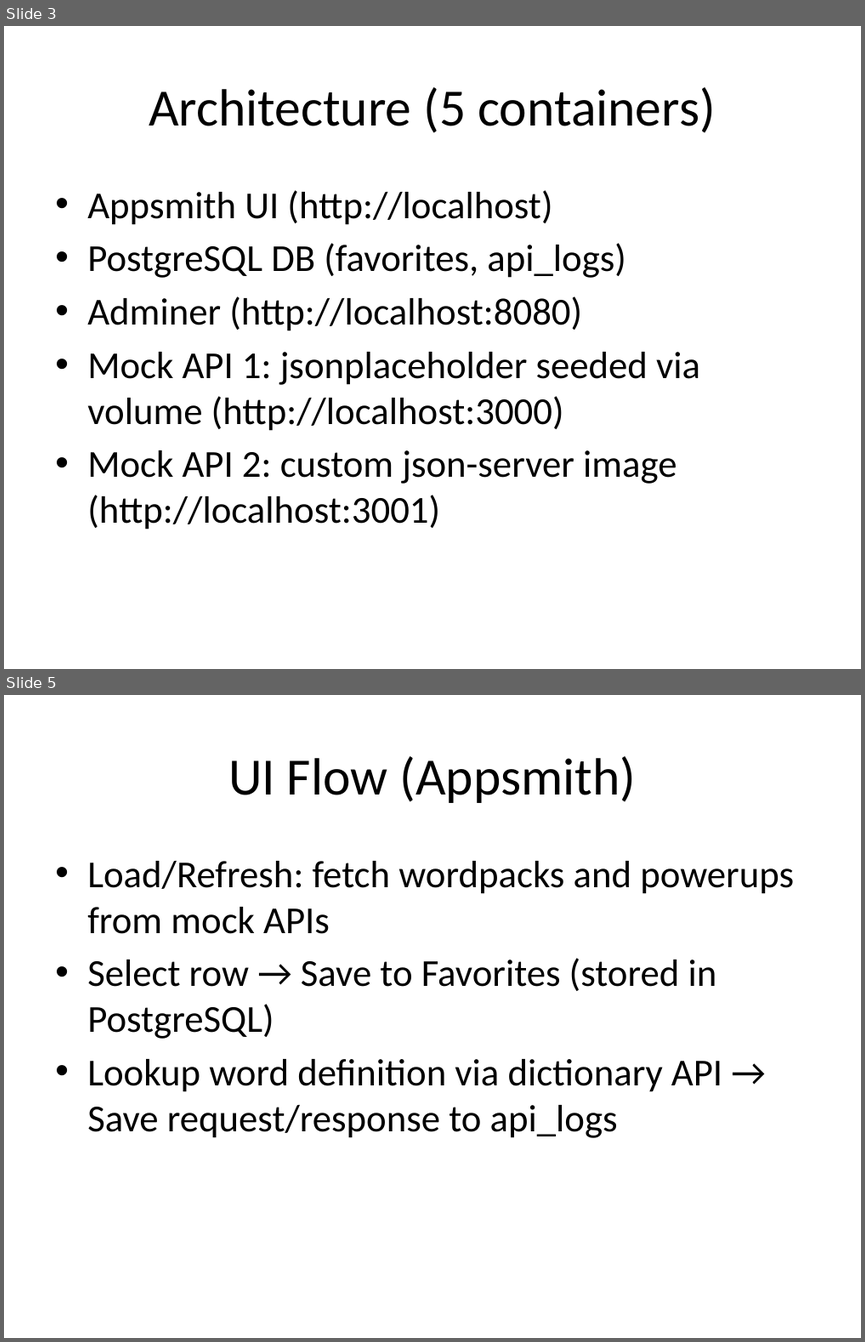
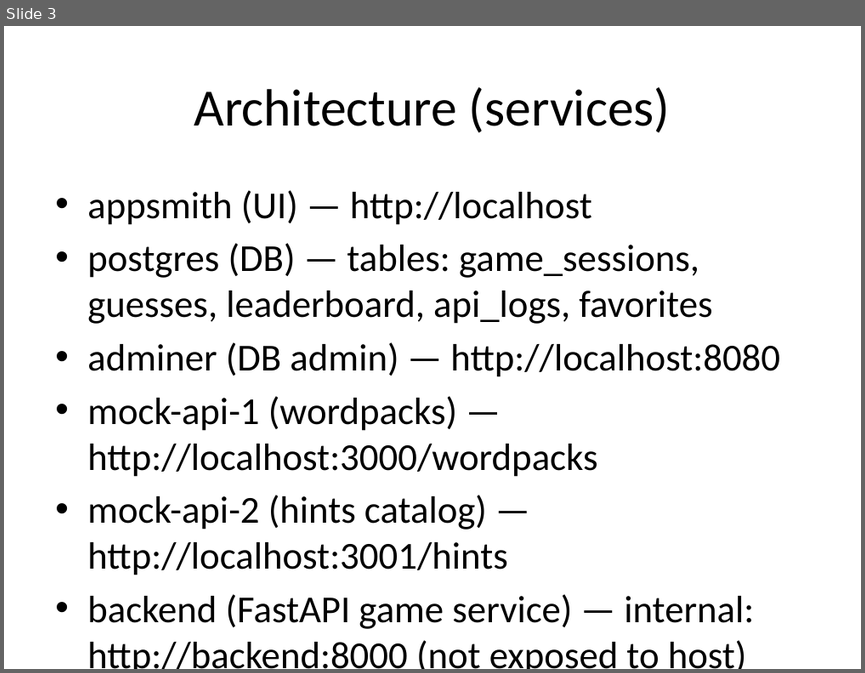
Before and after one commit to Alex-Veskoukis/WordGame-Exercise, a slide deck: presentation.pptx. Shown one above the other, each under a label of ours: slides 3 and 5 before the commit, slide 3 after it; the slides between them are not shown. The pictures are 865x1342 and 865x673 pixels, drawn with LibreOffice and Linux fonts; fonts in the diff are those of the drawing. Boxes give left, top, right and bottom in pixels: in the first picture for what was removed or moved away, otherwise in the second. Text is boxed around its words. In the diff, an @@ line names an element or a change of style, - is before the commit and + after.

```diff
--- a/presentation.pptx
+++ b/presentation.pptx
@@ slide 5 removed at (4, 695, 861, 1338), background #FFFFFF @@
@@ title removed at (228, 756, 636, 803) @@
-UI Flow (Appsmith)
@@ text removed at (87, 861, 794, 1138) @@
-• Load/Refresh: fetch wordpacks and powerups from mock APIs
-• Select row → Save to Favorites (stored in PostgreSQL)
-• Lookup word definition via dictionary API → Save request/response to api_logs
@@ slide 3 changed as well @@
@@ title at (194, 87, 670, 133): text changed @@
-Architecture (5 containers)
+Architecture (services)
@@ text at (87, 190, 780, 669): text changed @@
-• Appsmith UI (http://localhost)
-• PostgreSQL DB (favorites, api_logs)
-• Adminer (http://localhost:8080)
-• Mock API 1: jsonplaceholder seeded via volume (http://localhost:3000)
-• Mock API 2: custom json-server image (http://localhost:3001)
+• appsmith (UI) — http://localhost
+• postgres (DB) — tables: game_sessions, guesses, leaderboard, api_logs, favorites
+• adminer (DB admin) — http://localhost:8080
+• mock-api-1 (wordpacks) — http://localhost:3000/wordpacks
+• mock-api-2 (hints catalog) — http://localhost:3001/hints
+• backend (FastAPI game service) — internal: http://backend:8000 (not exposed to host)
```
Also in this commit, not shown: 6 other slides changed, 3 slides added, 2 other slides removed, 8 other files.
